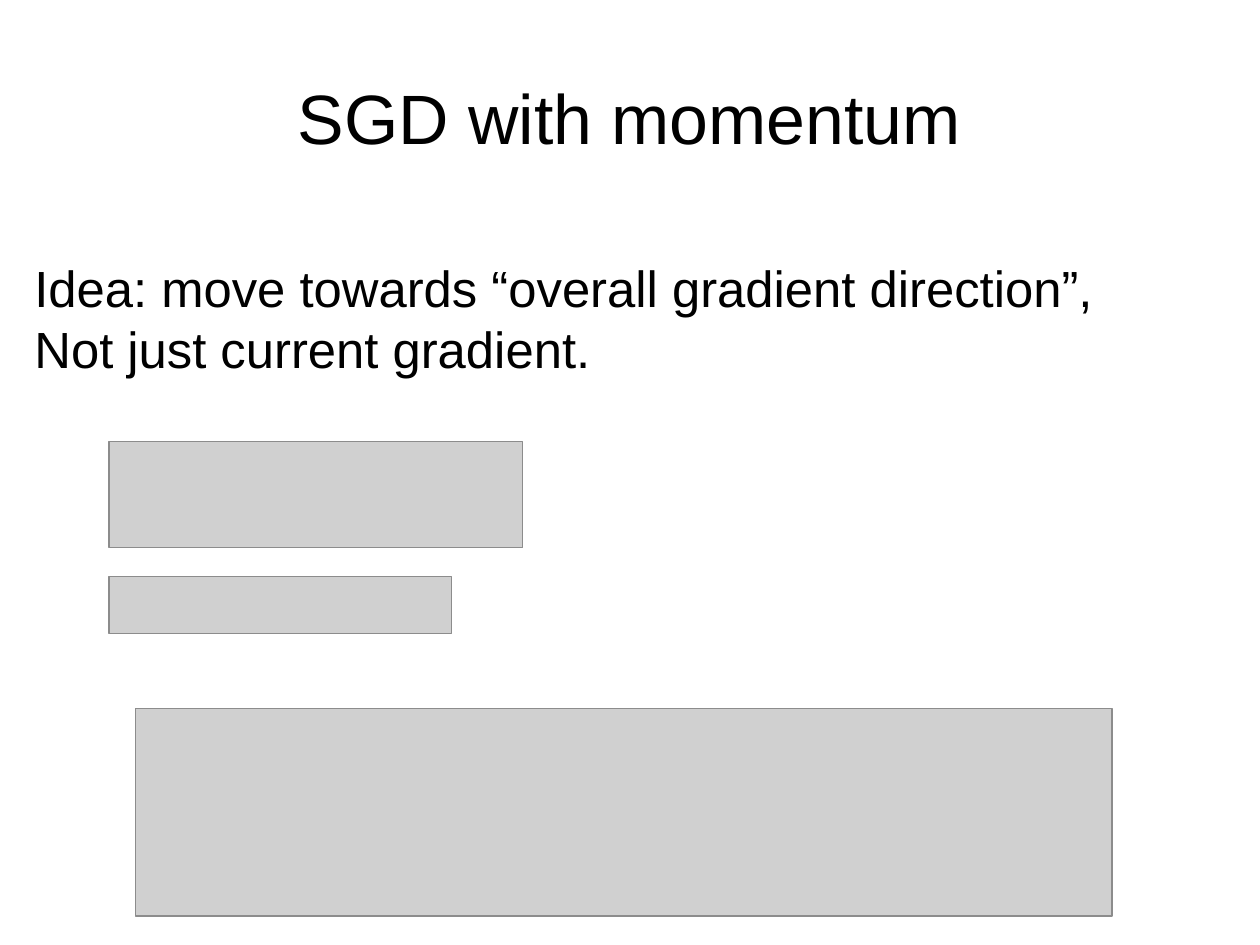
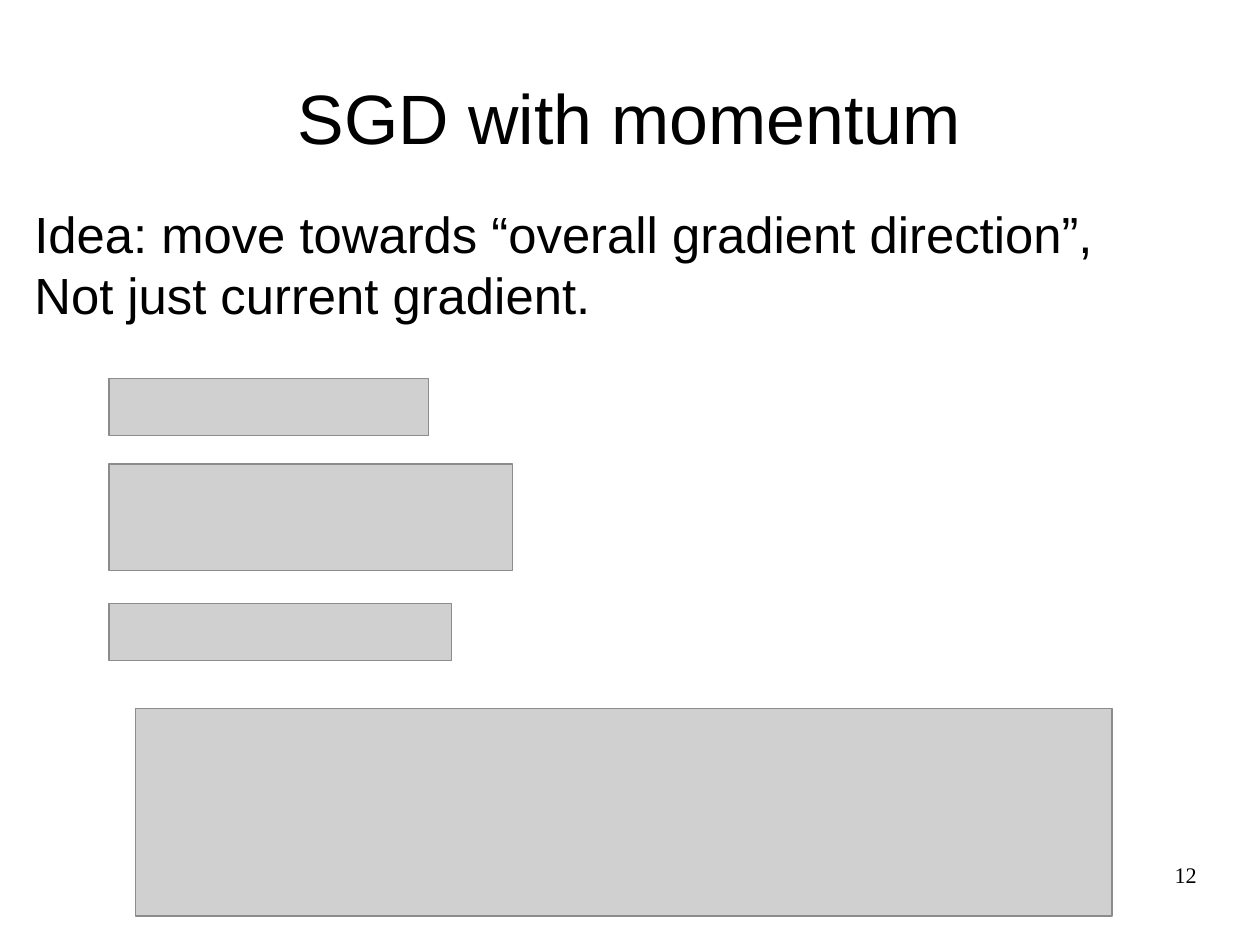
Before and after one commit to yandexdataschool/CSC_deeplearning, a slide deck: slide 12 of day0_am/lecture0.odp (slide 11 before the commit). Drawn at 1260x945 pixels with LibreOffice and Linux fonts; fonts in the diff are those of the drawing; grey boxes stand for pictures. Boxes give left, top, right and bottom in pixels: in the first picture for what was removed or moved away, otherwise in the second. Text is boxed around its words. In the diff, an @@ line names an element or a change of style, - is before the commit and + after.

Commit message:
apply anaderi gradients for d0,d1; fix d2 evening seminar

```diff
--- a/day0_am/lecture0.odp
+++ b/day0_am/lecture0.odp
@@ text "Idea: move towards “overall gradient ...": place and size @@
-text "Idea: move towards “overall gradient ..." at <box>34,270,1093,379</box>
+text "Idea: move towards “overall gradient ..." at <box>34,216,1093,325</box>
@@ picture added at <box>109,378,429,436</box> @@
@@ picture: place and size @@
-picture at <box>109,441,523,548</box>
+picture at <box>109,464,512,571</box>
@@ picture: place and size @@
-picture at <box>109,576,450,633</box>
+picture at <box>109,604,450,661</box>
@@ page number added at <box>1175,868,1197,883</box>, 14 pt, text #000000 @@
+12
```
Also in this commit, not shown: 19 other slides changed, 1 slide added, 3 other files.
